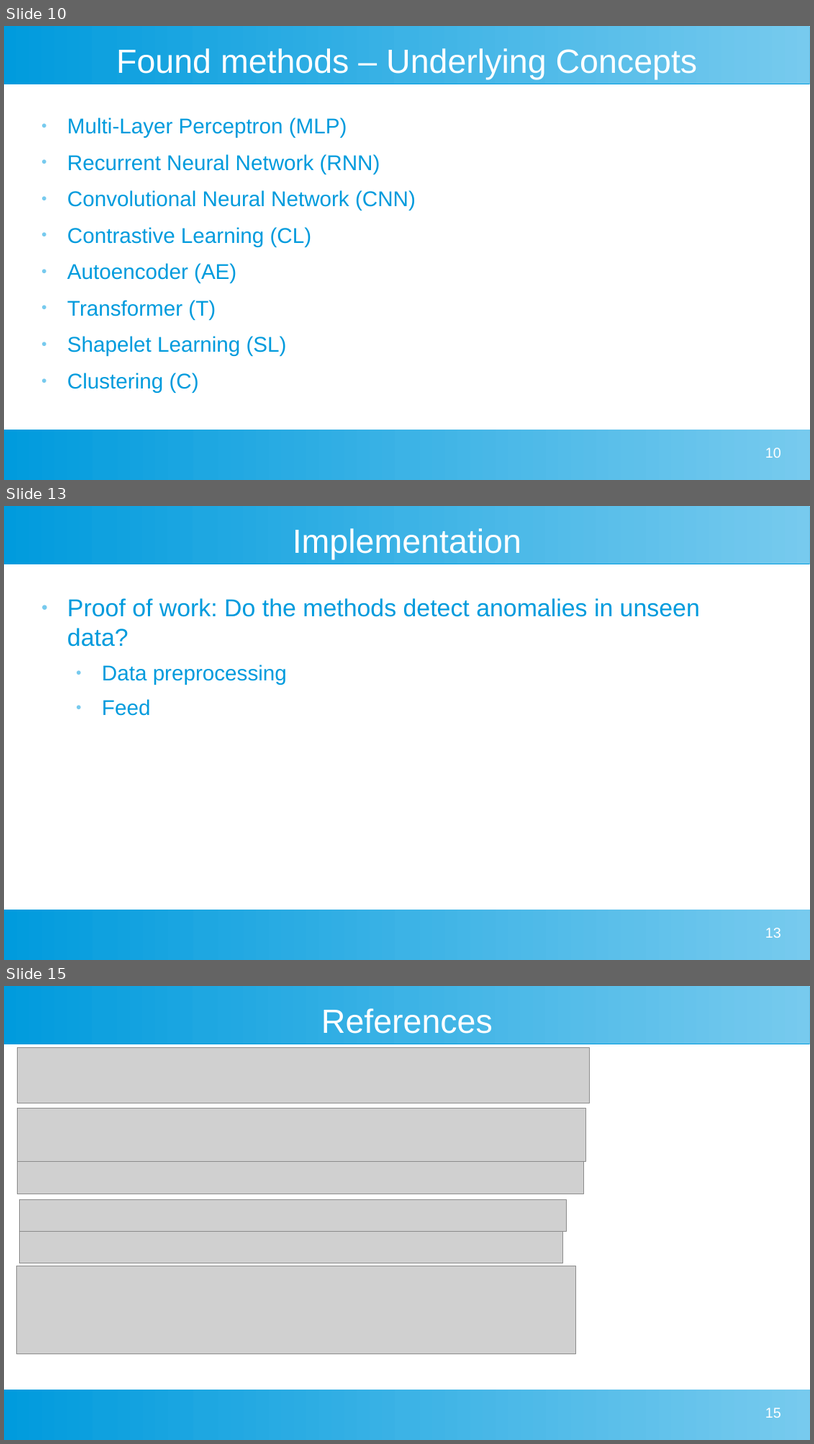
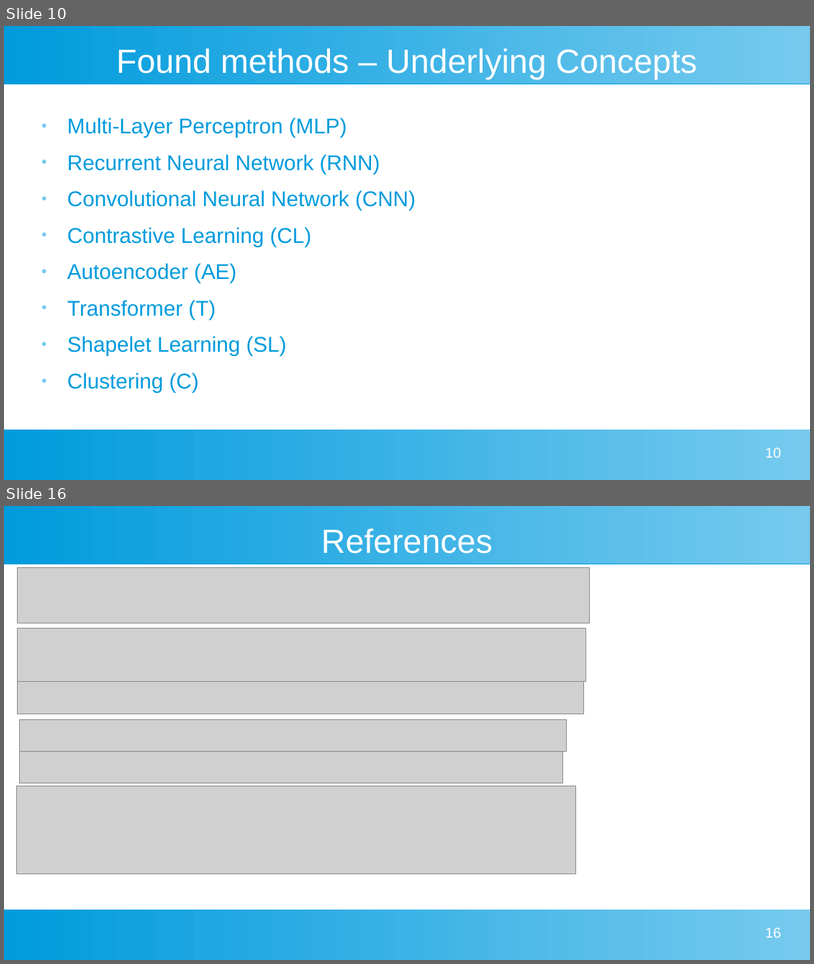
Before and after one commit to johanneshoelker/Smart-Systems-Paper, a slide deck: Presentation/Kolloq.odp. Shown one above the other, each under a label of ours: slides 10, 13 and 15 before the commit, slides 10 and 16 after it; the slides between them are not shown. The pictures are 814x1444 and 814x964 pixels, drawn with LibreOffice and Linux fonts; fonts in the diff are those of the drawing; grey boxes stand for pictures. Boxes give left, top, right and bottom in pixels: in the first picture for what was removed or moved away, otherwise in the second. Text is boxed around its words. In the diff, an @@ line names an element or a change of style, - is before the commit and + after.

```diff
--- a/Presentation/Kolloq.odp
+++ b/Presentation/Kolloq.odp
@@ slide 13 removed at (x1=4, y1=506, x2=810, y2=960), background #FFFFFF; not listed: 2 template elements that a slide beside it also shows @@
@@ title removed at (x1=293, y1=528, x2=522, y2=559) @@
-Implementation
@@ text removed at (x1=67, y1=598, x2=700, y2=716) @@
-● Proof of work: Do the methods detect anomalies in unseen data?
-  ● Data preprocessing
-  ● Feed
@@ page number removed at (x1=766, y1=927, x2=782, y2=937) @@
-13
@@ what was slide 15 is now slide 16 @@
@@ page number at (x1=766, y1=927, x2=782, y2=937): text changed @@
-15
+16
```
Also in this commit, not shown: 3 slides changed, 2 slides added, 4 other files.
